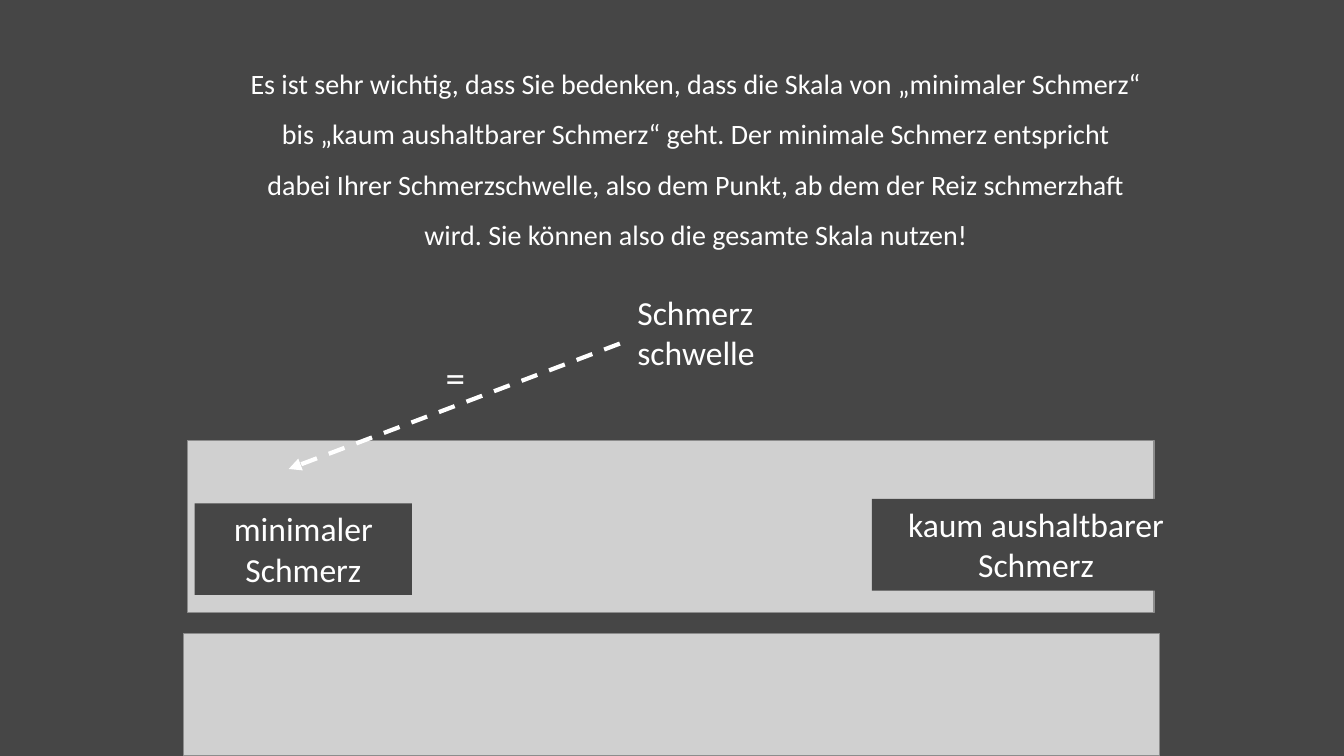
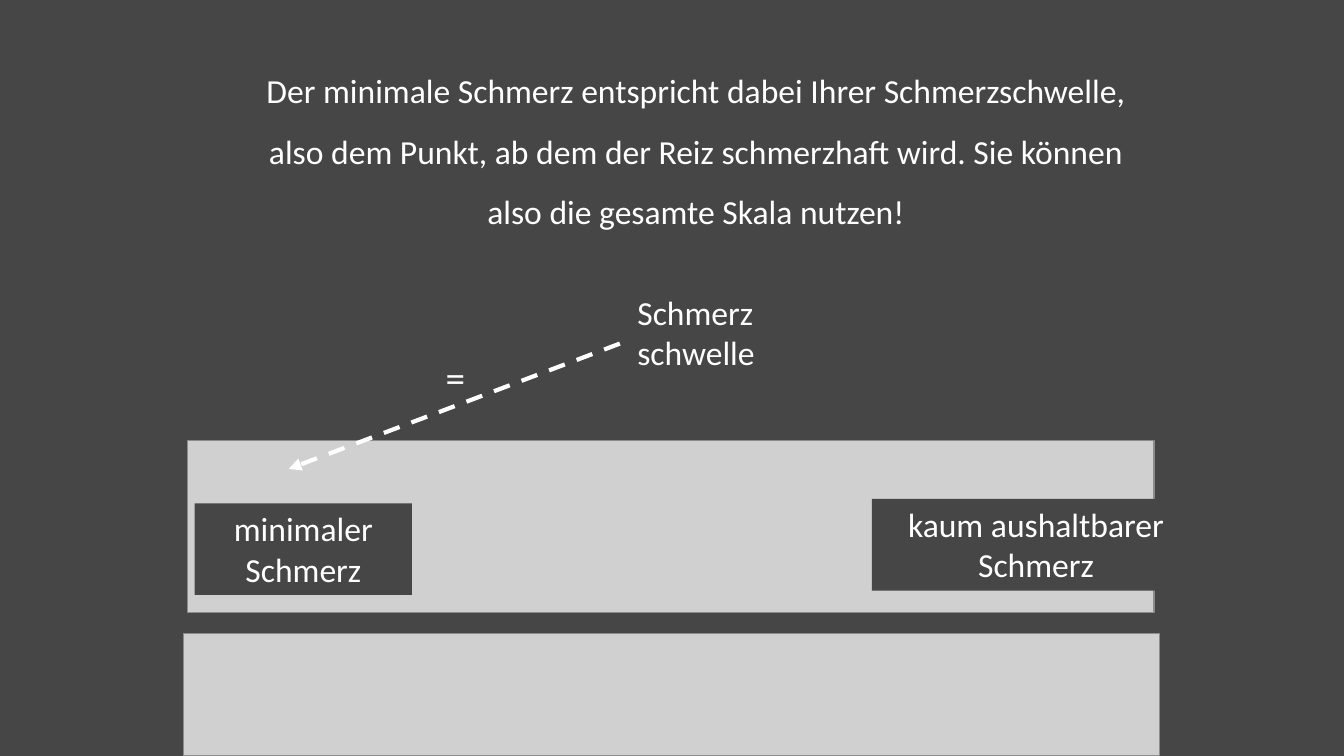
Before and after one commit to Nian-Jingqing/PEEP_fMRI, a slide deck: slide 11 of utils/img/VAS_Paradigm_Visuals.pptx. Drawn at 1344x756 pixels with LibreOffice and Linux fonts; fonts in the diff are those of the drawing; grey boxes stand for pictures. Boxes give left, top, right and bottom in pixels: in the first picture for what was removed or moved away, otherwise in the second. Text is boxed around its words. In the diff, an @@ line names an element or a change of style, - is before the commit and + after.

```diff
--- a/utils/img/VAS_Paradigm_Visuals.pptx
+++ b/utils/img/VAS_Paradigm_Visuals.pptx
@@ text at [266,79,1125,230]: text changed; size 20 to 24 pt @@
-Es ist sehr wichtig, dass Sie bedenken, dass die Skala von „minimaler Schmerz“ bis „kaum aushaltbarer Schmerz“ geht. Der minimale Schmerz entspricht dabei Ihrer Schmerzschwelle, also dem Punkt, ab dem der Reiz schmerzhaft wird. Sie können also die gesamte Skala nutzen!
+Der minimale Schmerz entspricht dabei Ihrer Schmerzschwelle, also dem Punkt, ab dem der Reiz schmerzhaft wird. Sie können also die gesamte Skala nutzen!
```
Also in this commit, not shown: 2 other slides changed, 7 other files.
